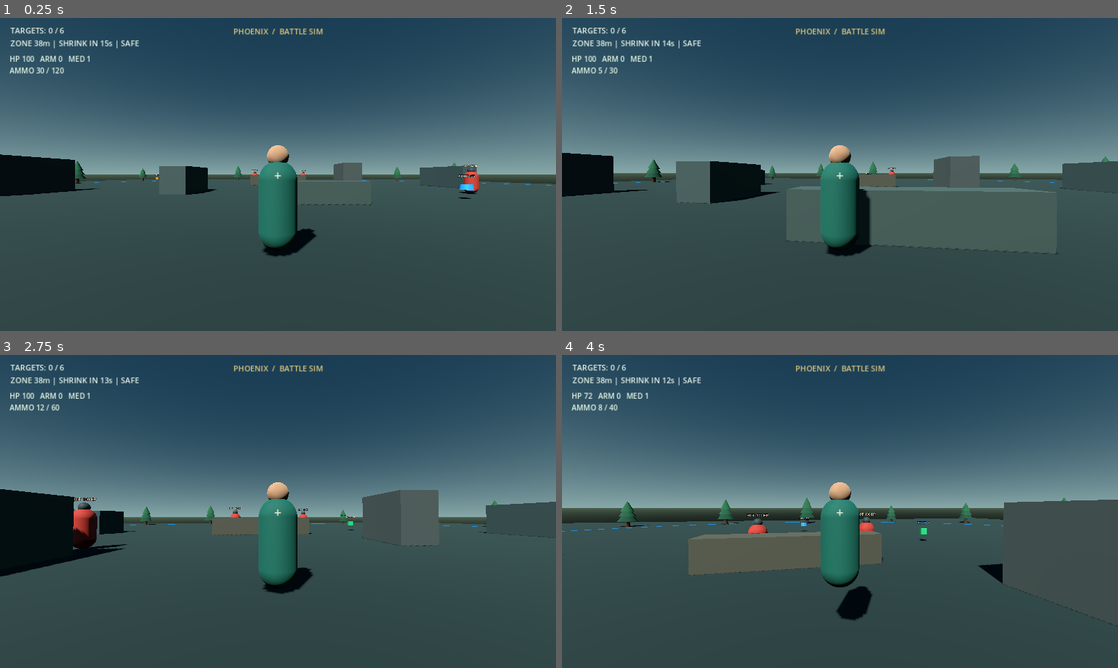
Above: before the commit, frames 1-4 (two rows, left to right).
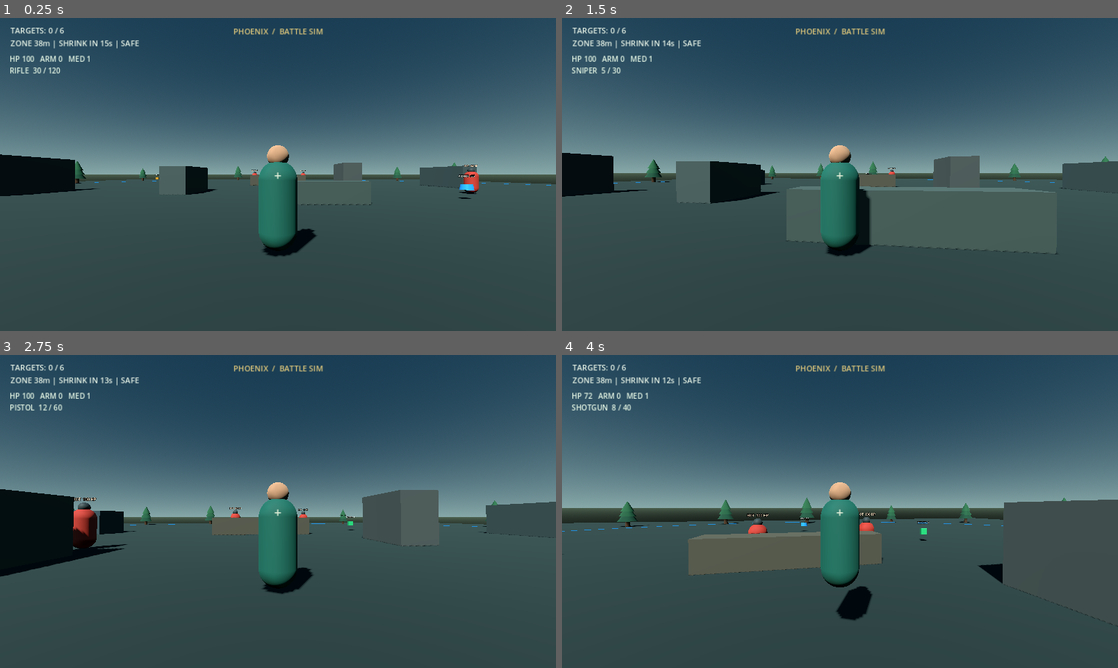
Above: after the commit, the same moments.

Repository: rannarmenu/project-phoenix-battle-royale
Game: Godot game, scene res://scenes/main.tscn
Same seed, same stepped clock (60 frames per second), same inputs: the game is played once before the commit and once after it.
Inputs (mouse positions are in pixels of both pictures, inside the frame that each line leads up to):
- Up to frame 1 (0.25 s): no input
- Up to frame 2 (1.5 s): tap Enter at 0.5 s; move the mouse to (867, 174) at 0.52 s; hold W (move_forward) from 0.53 s (still down); tap Q at 0.6 s; click (867, 174) at 0.67 s; tap Space (jump) at 0.77 s; tap Tab at 0.8, 1.35 s; move the mouse to (812, 174) at 1.27 s
- Up to frame 3 (2.75 s): keep holding W (move_forward); tap Space (jump) at 1.52 s; tap 1 at 1.55, 2.1 s; move the mouse to (289, 505) at 2.02 s; tap 5 at 2.3 s
- Up to frame 4 (4 s): keep holding W (move_forward); move the mouse to (834, 517) at 2.77 s; tap 5 at 2.85 s; click (834, 517) at 2.92 s; tap Space (jump) at 3.02, 3.77 s; tap Q at 3.05, 3.6 s; move the mouse to (878, 514) at 3.52 s; tap Tab at 3.8 s

The runs differ from the first frame. In frame 1, 0.1% of the frame differs, in the area x 1-12%, y 15-18%; in frame 2, 0.1%; in frame 3, 0.1%; in frame 4, 0.1%, in the area x 1-13%, y 15-18%.

Commit message:
Add weapon recoil, muzzle flash, hit marker and active weapon HUD

Diff:
--- a/scripts/player.gd
+++ b/scripts/player.gd
@@ -5,11 +5,11 @@
 
 const VirtualJoystickScript = preload("res://scripts/virtual_joystick.gd")
 const WEAPON_PROFILES: Array[Dictionary] = [
-	{"name": "RIFLE", "damage": 34.0, "fire_delay": 0.14, "magazine_size": 30, "reserve_capacity": 240, "default_reserve": 120, "range": 140.0, "pellets": 1, "spread": 0.008, "mesh_size": Vector3(0.16, 0.13, 0.58), "color": Color(0.095, 0.12, 0.12)},
-	{"name": "SMG", "damage": 21.0, "fire_delay": 0.075, "magazine_size": 36, "reserve_capacity": 300, "default_reserve": 180, "range": 95.0, "pellets": 1, "spread": 0.02, "mesh_size": Vector3(0.14, 0.12, 0.46), "color": Color(0.16, 0.23, 0.21)},
-	{"name": "SHOTGUN", "damage": 12.0, "fire_delay": 0.72, "magazine_size": 8, "reserve_capacity": 80, "default_reserve": 40, "range": 38.0, "pellets": 7, "spread": 0.055, "mesh_size": Vector3(0.19, 0.16, 0.72), "color": Color(0.29, 0.21, 0.14)},
-	{"name": "SNIPER", "damage": 88.0, "fire_delay": 1.05, "magazine_size": 5, "reserve_capacity": 60, "default_reserve": 30, "range": 220.0, "pellets": 1, "spread": 0.002, "mesh_size": Vector3(0.12, 0.12, 0.88), "color": Color(0.18, 0.20, 0.23)},
-	{"name": "PISTOL", "damage": 26.0, "fire_delay": 0.24, "magazine_size": 12, "reserve_capacity": 120, "default_reserve": 60, "range": 90.0, "pellets": 1, "spread": 0.014, "mesh_size": Vector3(0.13, 0.12, 0.34), "color": Color(0.22, 0.24, 0.22)}
+	{"name": "RIFLE", "damage": 34.0, "fire_delay": 0.14, "magazine_size": 30, "reserve_capacity": 240, "default_reserve": 120, "range": 140.0, "pellets": 1, "spread": 0.008, "recoil": 0.012, "mesh_size": Vector3(0.16, 0.13, 0.58), "color": Color(0.095, 0.12, 0.12)},
+	{"name": "SMG", "damage": 21.0, "fire_delay": 0.075, "magazine_size": 36, "reserve_capacity": 300, "default_reserve": 180, "range": 95.0, "pellets": 1, "spread": 0.02, "recoil": 0.008, "mesh_size": Vector3(0.14, 0.12, 0.46), "color": Color(0.16, 0.23, 0.21)},
+	{"name": "SHOTGUN", "damage": 12.0, "fire_delay": 0.72, "magazine_size": 8, "reserve_capacity": 80, "default_reserve": 40, "range": 38.0, "pellets": 7, "spread": 0.055, "recoil": 0.035, "mesh_size": Vector3(0.19, 0.16, 0.72), "color": Color(0.29, 0.21, 0.14)},
+	{"name": "SNIPER", "damage": 88.0, "fire_delay": 1.05, "magazine_size": 5, "reserve_capacity": 60, "default_reserve": 30, "range": 220.0, "pellets": 1, "spread": 0.002, "recoil": 0.05, "mesh_size": Vector3(0.12, 0.12, 0.88), "color": Color(0.18, 0.20, 0.23)},
+	{"name": "PISTOL", "damage": 26.0, "fire_delay": 0.24, "magazine_size": 12, "reserve_capacity": 120, "default_reserve": 60, "range": 90.0, "pellets": 1, "spread": 0.014, "recoil": 0.016, "mesh_size": Vector3(0.13, 0.12, 0.34), "color": Color(0.22, 0.24, 0.22)}
 ]
 
 const MOVE_SPEED := 6.5
@@ -51,6 +51,11 @@
 var joystick_overlay: Control
 var mobile_sprint_button: Button
 var mobile_sprint_active: bool = false
+var mobile_weapon_button: Button
+var hit_marker_label: Label
+var muzzle_flash: MeshInstance3D
+var camera_pitch: float = 0.0
+var recoil_offset: float = 0.0
 
 func _ready() -> void:
 	is_mobile = OS.has_feature("android") or OS.has_feature("ios")
@@ -132,6 +137,23 @@
 	camera.add_child(weapon)
 	_apply_weapon_appearance()
 
+	muzzle_flash = MeshInstance3D.new()
+	muzzle_flash.name = "MuzzleFlash"
+	var flash_mesh := SphereMesh.new()
+	flash_mesh.radius = 0.065
+	flash_mesh.height = 0.13
+	muzzle_flash.mesh = flash_mesh
+	muzzle_flash.position = Vector3(0.28, -0.20, -0.90)
+	var flash_material := StandardMaterial3D.new()
+	flash_material.albedo_color = Color(1.0, 0.72, 0.24)
+	flash_material.emission_enabled = true
+	flash_material.emission = Color(1.0, 0.48, 0.12)
+	flash_material.emission_energy_multiplier = 3.0
+	flash_material.shading_mode = BaseMaterial3D.SHADING_MODE_UNSHADED
+	muzzle_flash.material_override = flash_material
+	muzzle_flash.visible = false
+	camera.add_child(muzzle_flash)
+
 func _configure_input() -> void:
 	_add_key_action("move_forward", KEY_W)
 	_add_key_action("move_back", KEY_S)
@@ -161,6 +183,24 @@
 	layer.add_child(hud_label)
 	_update_hud()
 
+	hit_marker_label = Label.new()
+	hit_marker_label.name = "HitMarker"
+	hit_marker_label.text = "×"
+	hit_marker_label.anchor_left = 0.5
+	hit_marker_label.anchor_right = 0.5
+	hit_marker_label.anchor_top = 0.5
+	hit_marker_label.anchor_bottom = 0.5
+	hit_marker_label.offset_left = -18.0
+	hit_marker_label.offset_right = 18.0
+	hit_marker_label.offset_top = -24.0
+	hit_marker_label.offset_bottom = 24.0
+	hit_marker_label.horizontal_alignment = HORIZONTAL_ALIGNMENT_CENTER
+	hit_marker_label.vertical_alignment = VERTICAL_ALIGNMENT_CENTER
+	hit_marker_label.add_theme_font_size_override("font_size", 32)
+	hit_marker_label.add_theme_color_override("font_color", Color(1.0, 0.9, 0.55))
+	hit_marker_label.visible = false
+	layer.add_child(hit_marker_label)
+
 	if is_mobile:
 		joystick_overlay = VirtualJoystickScript.new() as Control
 		joystick_overlay.name = "VirtualJoystickOverlay"
@@ -191,9 +231,9 @@
 		mobile_sprint_button.pressed.connect(_toggle_mobile_sprint)
 		layer.add_child(mobile_sprint_button)
 
-		var weapon_button := _make_button("WEAPON", Vector2(-154, 370), Vector2(130, 44))
-		weapon_button.pressed.connect(func() -> void: switch_weapon())
-		layer.add_child(weapon_button)
+		mobile_weapon_button = _make_button("RIFLE", Vector2(-154, 370), Vector2(130, 44))
+		mobile_weapon_button.pressed.connect(func() -> void: switch_weapon())
+		layer.add_child(mobile_weapon_button)
 
 		var hint := Label.new()
 		hint.text = "LEFT: MOVE   •   RIGHT: AIM"
@@ -281,10 +321,12 @@
 
 func _apply_look(relative_motion: Vector2, sensitivity: float) -> void:
 	rotate_y(-relative_motion.x * sensitivity)
-	camera_pivot.rotate_x(-relative_motion.y * sensitivity)
-	camera_pivot.rotation.x = clampf(camera_pivot.rotation.x, deg_to_rad(-55.0), deg_to_rad(65.0))
+	camera_pitch = clampf(camera_pitch - relative_motion.y * sensitivity, deg_to_rad(-55.0), deg_to_rad(65.0))
+	camera_pivot.rotation.x = clampf(camera_pitch + recoil_offset, deg_to_rad(-55.0), deg_to_rad(65.0))
 
 func _physics_process(delta: float) -> void:
+	recoil_offset = move_toward(recoil_offset, 0.0, delta * 1.8)
+	camera_pivot.rotation.x = clampf(camera_pitch + recoil_offset, deg_to_rad(-55.0), deg_to_rad(65.0))
 	if not is_on_floor():
 		velocity.y -= GRAVITY * delta
 	if jump_requested and is_on_floor():
@@ -345,6 +387,8 @@
 	ammo = int(loadout.get("ammo", int(profile.get("magazine_size", 30))))
 	reserve_ammo = int(loadout.get("reserve", int(profile.get("default_reserve", 120))))
 	_apply_weapon_appearance()
+	if is_instance_valid(mobile_weapon_button):
+		mobile_weapon_button.text = weapon_name
 	_update_hud()
 
 func _apply_weapon_appearance() -> void:
@@ -362,6 +406,25 @@
 	weapon.name = str(profile.get("name", "RIFLE")) + "ViewModel"
 	weapon.visible = first_person
 
+func _trigger_weapon_feedback(recoil: float) -> void:
+	recoil_offset = clampf(recoil_offset - recoil, deg_to_rad(-8.0), 0.0)
+	camera_pivot.rotation.x = clampf(camera_pitch + recoil_offset, deg_to_rad(-55.0), deg_to_rad(65.0))
+	if is_instance_valid(muzzle_flash):
+		muzzle_flash.visible = true
+		get_tree().create_timer(0.055).timeout.connect(func() -> void:
+			if is_instance_valid(muzzle_flash):
+				muzzle_flash.visible = false
+		)
+
+func _show_hit_marker() -> void:
+	if not is_instance_valid(hit_marker_label):
+		return
+	hit_marker_label.visible = true
+	get_tree().create_timer(0.14).timeout.connect(func() -> void:
+		if is_instance_valid(hit_marker_label):
+			hit_marker_label.visible = false
+		)
+
 func _shoot() -> void:
 	if not can_fire or not is_instance_valid(camera):
 		return
@@ -374,6 +437,7 @@
 	ammo -= 1
 	weapon_loadouts[get_current_weapon_name()] = {"ammo": ammo, "reserve": reserve_ammo}
 	_update_hud()
+	_trigger_weapon_feedback(float(profile.get("recoil", 0.012)))
 	var fire_delay := float(profile.get("fire_delay", 0.14))
 	get_tree().create_timer(fire_delay).timeout.connect(func() -> void: can_fire = true)
 
@@ -397,6 +461,7 @@
 			var collider: Object = hit.get("collider")
 			if is_instance_valid(collider) and collider.has_method("take_damage"):
 				collider.call("take_damage", damage)
+				_show_hit_marker()
 
 func add_loot(item_type: StringName, amount: int) -> bool:
 	var pickup_amount: int = maxi(1, amount)
@@ -466,7 +531,7 @@
 
 func _update_hud() -> void:
 	if is_instance_valid(hud_label):
-		hud_label.text = "HP %d   ARM %d   MED %d\nAMMO %d / %d" % [health, armor, medkits, ammo, reserve_ammo]
+		hud_label.text = "HP %d   ARM %d   MED %d\n%s  %d / %d" % [health, armor, medkits, get_current_weapon_name(), ammo, reserve_ammo]
 		var text_color := Color(0.9, 0.97, 0.9)
 		if health <= 35:
 			text_color = Color(1.0, 0.32, 0.25)
